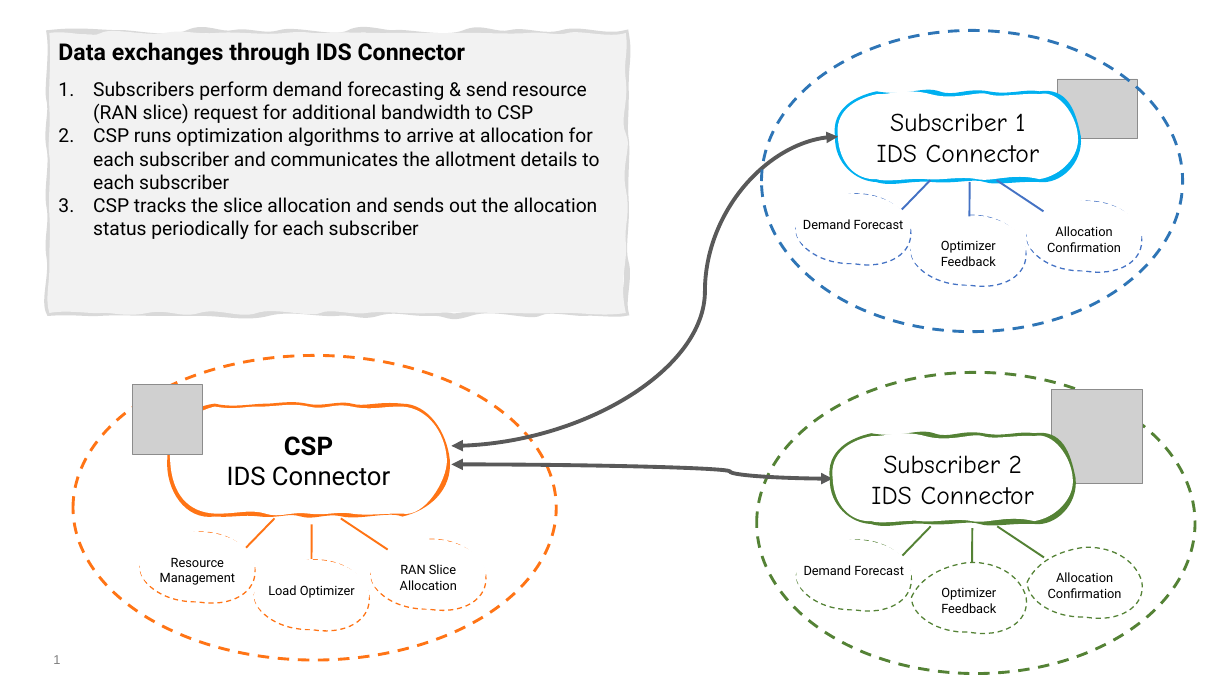
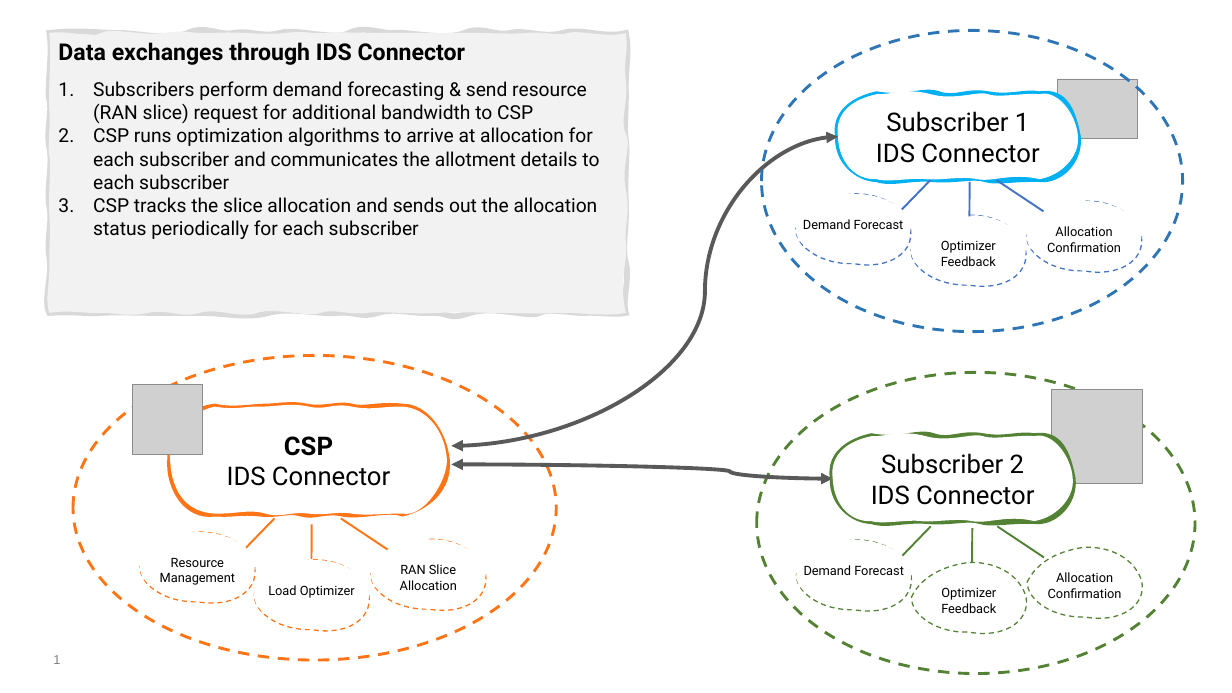
Before and after one commit to ashokkumarta/ran-slice-tmf-ids-doc, a slide deck: slide 1 of tmf-ran_slicing-poc-setup-flow.pptx. Drawn at 1232x693 pixels with LibreOffice and Linux fonts; fonts in the diff are those of the drawing; grey boxes stand for pictures. Boxes give left, top, right and bottom in pixels: in the first picture for what was removed or moved away, otherwise in the second. Text is boxed around its words. In the diff, an @@ line names an element or a change of style, - is before the commit and + after.

```diff
--- a/tmf-ran_slicing-poc-setup-flow.pptx
+++ b/tmf-ran_slicing-poc-setup-flow.pptx
@@ freeform shape "Subscriber 1" at <box>838,94,1079,179</box>: font Comic Neue to Roboto @@
@@ freeform shape "Subscriber 2" at <box>833,436,1073,521</box>: font Comic Neue to Roboto @@
```
Also in this commit, not shown: 2 other slides changed, 1 other file.
